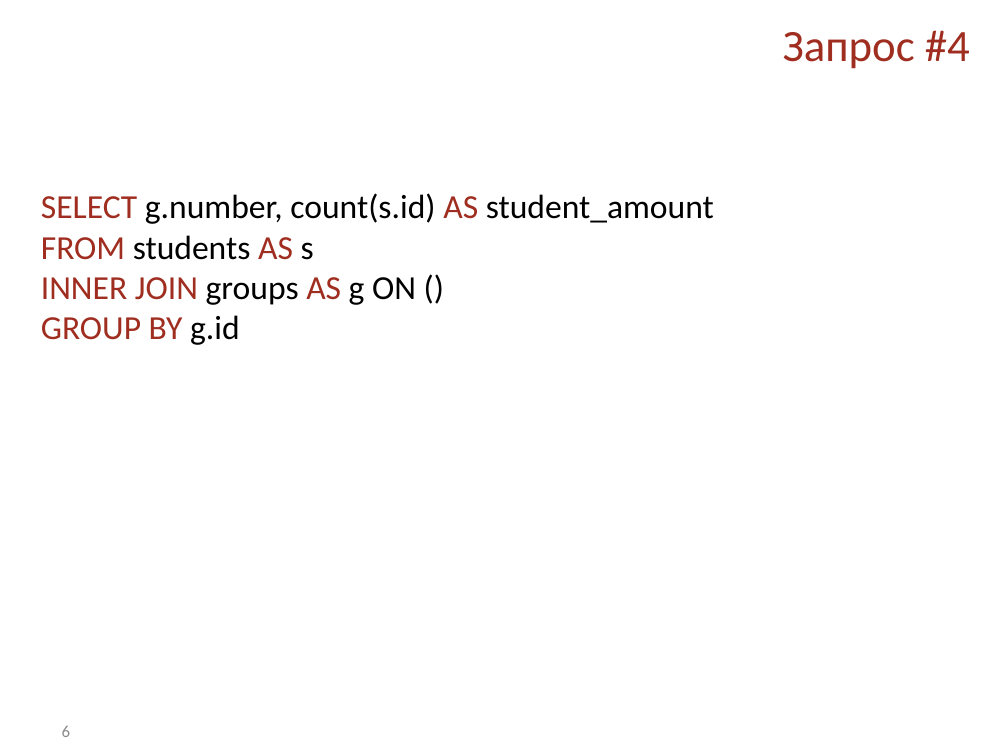
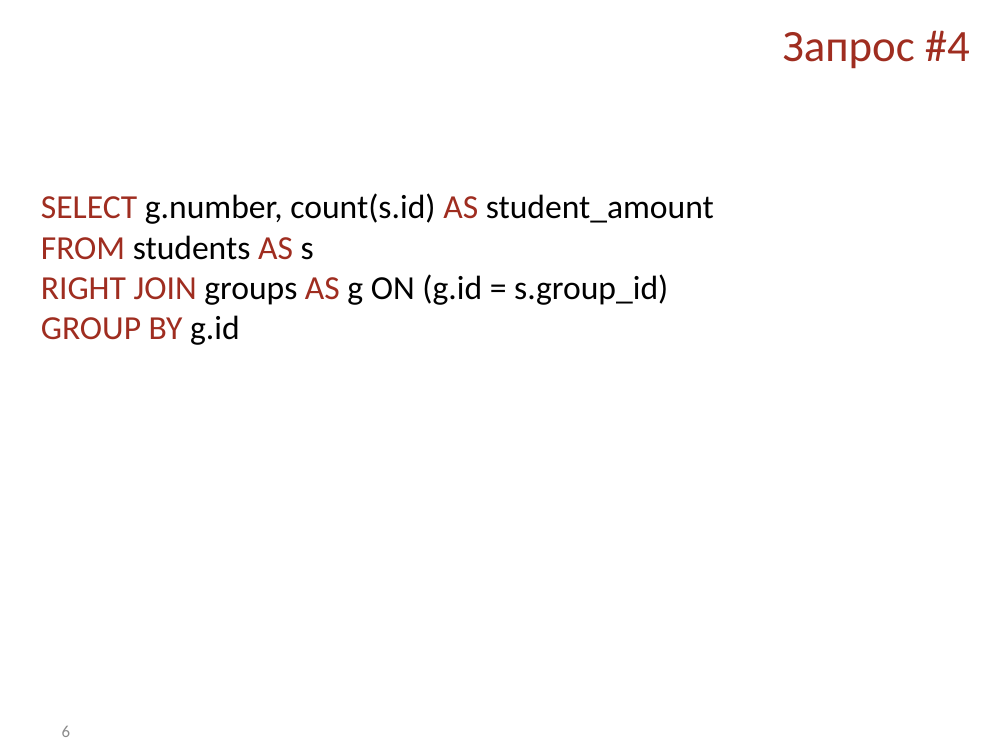
Before and after one commit to Kriger/DBaNT, a slide deck: slide 6 of Presentations/Lab_7_Correction_of_Mistakes.pptx. Drawn at 1008x756 pixels with LibreOffice and Linux fonts; fonts in the diff are those of the drawing; background and template pictures are left out. Boxes give left, top, right and bottom in pixels: in the first picture for what was removed or moved away, otherwise in the second. Text is boxed around its words. In the diff, an @@ line names an element or a change of style, - is before the commit and + after.

Commit message:
Изменены запросы-примеры

```diff
--- a/Presentations/Lab_7_Correction_of_Mistakes.pptx
+++ b/Presentations/Lab_7_Correction_of_Mistakes.pptx
@@ text at (41,274,668,305): text changed; text colour #9F2D20 to #000000 @@
-INNER JOIN groups AS g ON ()
+RIGHT JOIN groups AS g ON (g.id = s.group_id)
```
Also in this commit, not shown: 1 other slide changed.
